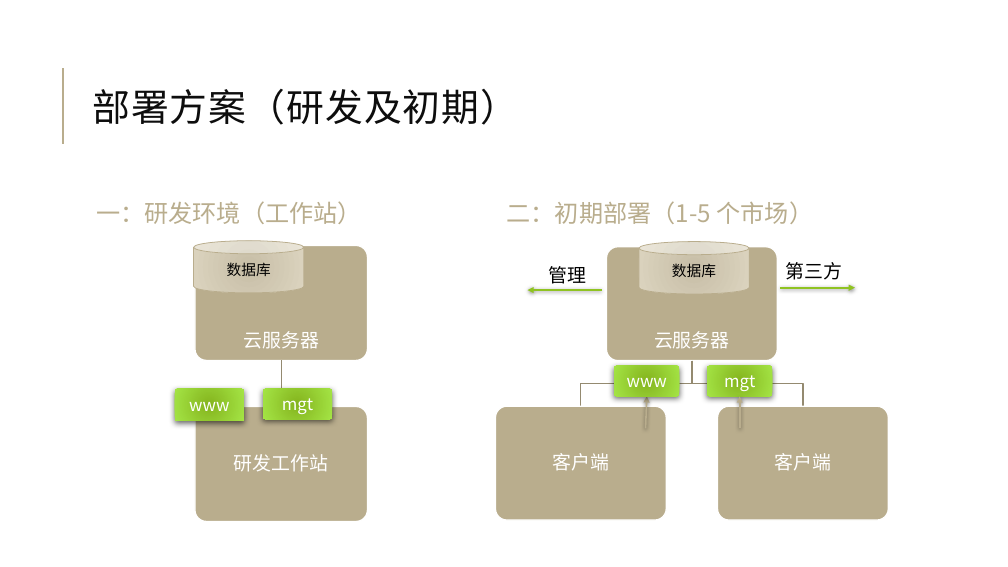
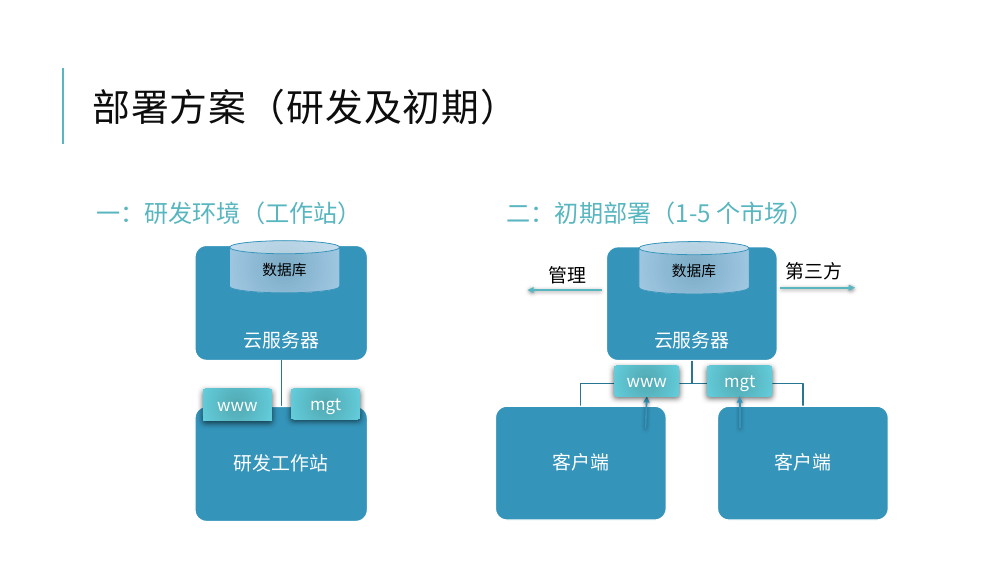
Before and after one commit to jzgi/chainsmart, a slide deck: slide 18 of Docs/品链供销.pptx. Drawn at 1008x567 pixels with LibreOffice and Linux fonts; fonts in the diff are those of the drawing. Boxes give left, top, right and bottom in pixels: in the first picture for what was removed or moved away, otherwise in the second. Text is boxed around its words. In the diff, an @@ line names an element or a change of style, - is before the commit and + after.

```diff
--- a/Docs/品链供销.pptx
+++ b/Docs/品链供销.pptx
@@ line (63, 144) - (63, 68): stroke #B9AD8D 1.5 pt to #58B6C0 1.5 pt @@
@@ text "一：研发环境（工作站）" at <box>96,201,362,224</box>: text colour #B9AD8D to #58B6C0 @@
@@ text "二：初期部署（1-5 个市场）" at <box>507,201,814,224</box>: text colour #B9AD8D to #58B6C0 @@
@@ cylinder "数据库" at <box>229,240,340,293</box>: fill gradient #C7BEA8 to #DDD4BF to gradient #7CADC8 to #A1C9E3; outline #B9AD8D 0.75 pt to #3494BA 0.75 pt @@
@@ cylinder "数据库": place and size @@
-cylinder "数据库" at <box>194,240,304,293</box>
+cylinder "数据库" at <box>229,240,340,293</box>
@@ cylinder "数据库" at <box>639,242,749,294</box>: fill gradient #C7BEA8 to #DDD4BF to gradient #7CADC8 to #A1C9E3; outline #B9AD8D 0.75 pt to #3494BA 0.75 pt @@
@@ arrow (602, 290) - (528, 290): stroke #8FC321 1.5 pt to #58B6C0 1.5 pt @@
@@ arrow (780, 288) - (855, 288): stroke #8FC321 1.5 pt to #58B6C0 1.5 pt @@
@@ rectangle "www": place and size @@
-rectangle "www" at <box>175,389,243,421</box>
+rectangle "www" at <box>203,389,271,421</box>
@@ fill gradient #85B61F to #A4E447 to gradient #52AAB3 to #65CFDB in 4 elements at <box>614,366,679,396</box>, <box>707,366,772,396</box>, <box>203,389,271,421</box>, <box>291,389,360,419</box> @@
@@ rectangle "mgt": place and size @@
-rectangle "mgt" at <box>263,389,332,419</box>
+rectangle "mgt" at <box>291,389,360,419</box>
@@ outline #948B71 1.25 pt to #2A7795 1.25 pt in 3 elements at <box>278,361,285,407</box>, <box>581,361,692,406</box>, <box>692,361,803,406</box> @@
@@ arrow (646, 429) - (647, 396): stroke #B9AD8D 1.5 pt to #3494BA 1.5 pt @@
@@ fill #B9AD8D to #3494BA in 5 elements at <box>195,246,368,361</box>, <box>195,407,368,522</box>, <box>606,247,777,361</box>, <box>495,406,666,520</box>, <box>718,406,889,520</box> @@
@@ arrow (740, 429) - (740, 396): stroke #B9AD8D 1.5 pt to #3494BA 1.5 pt @@
```
Also in this commit, not shown: 34 other slides changed, 9 other files.
